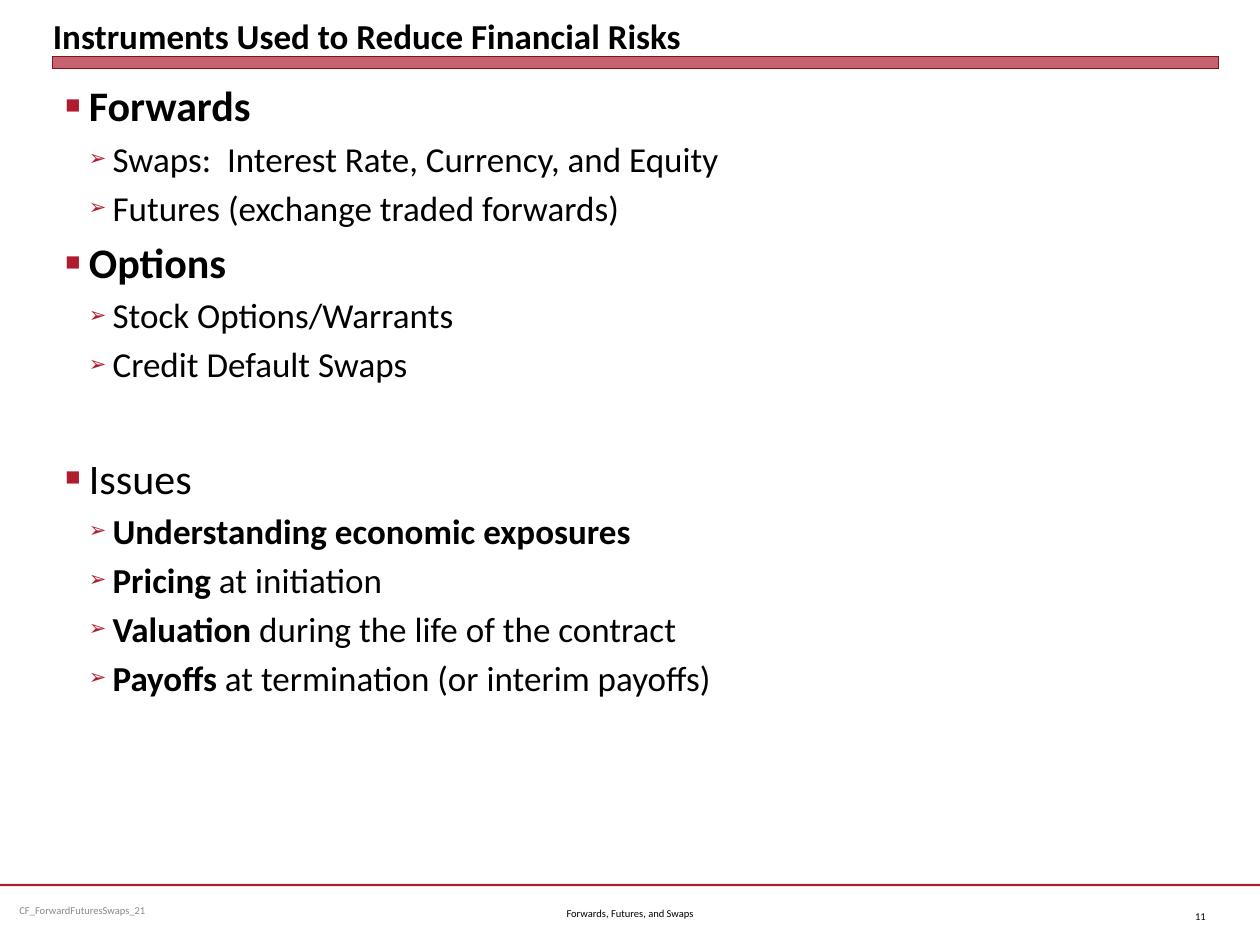
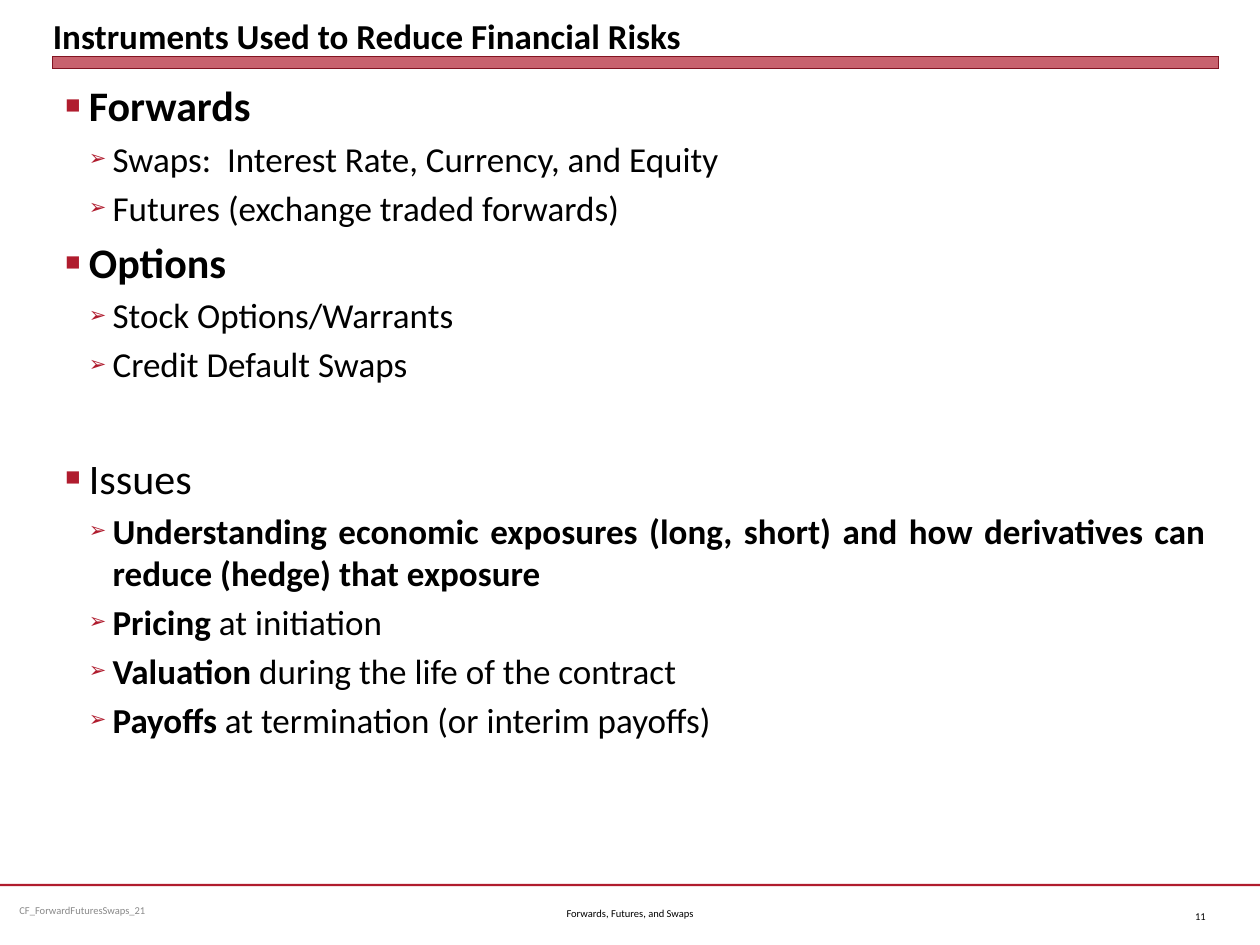
Before and after one commit to jmc877/Corporate-Finance, a slide deck: slide 11 of slides/CF_ForwardFuturesSwaps_21.pptx. Drawn at 1260x945 pixels with LibreOffice and Linux fonts; fonts in the diff are those of the drawing. Boxes give left, top, right and bottom in pixels: in the first picture for what was removed or moved away, otherwise in the second. Text is boxed around its words. In the diff, an @@ line names an element or a change of style, - is before the commit and + after.

```diff
--- a/slides/CF_ForwardFuturesSwaps_21.pptx
+++ b/slides/CF_ForwardFuturesSwaps_21.pptx
@@ text at (113,518,1205,592): text changed @@
-  ➢ Understanding economic exposures
+  ➢ Understanding economic exposures (long, short) and how derivatives can reduce (hedge) that exposure
```
Also in this commit, not shown: 3 other slides changed, 2 other files.
